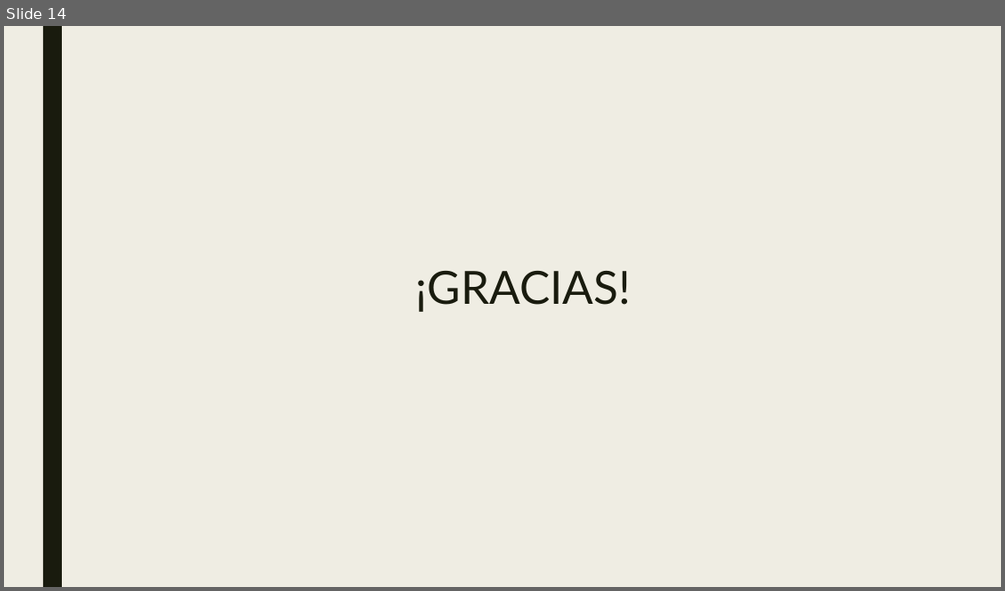
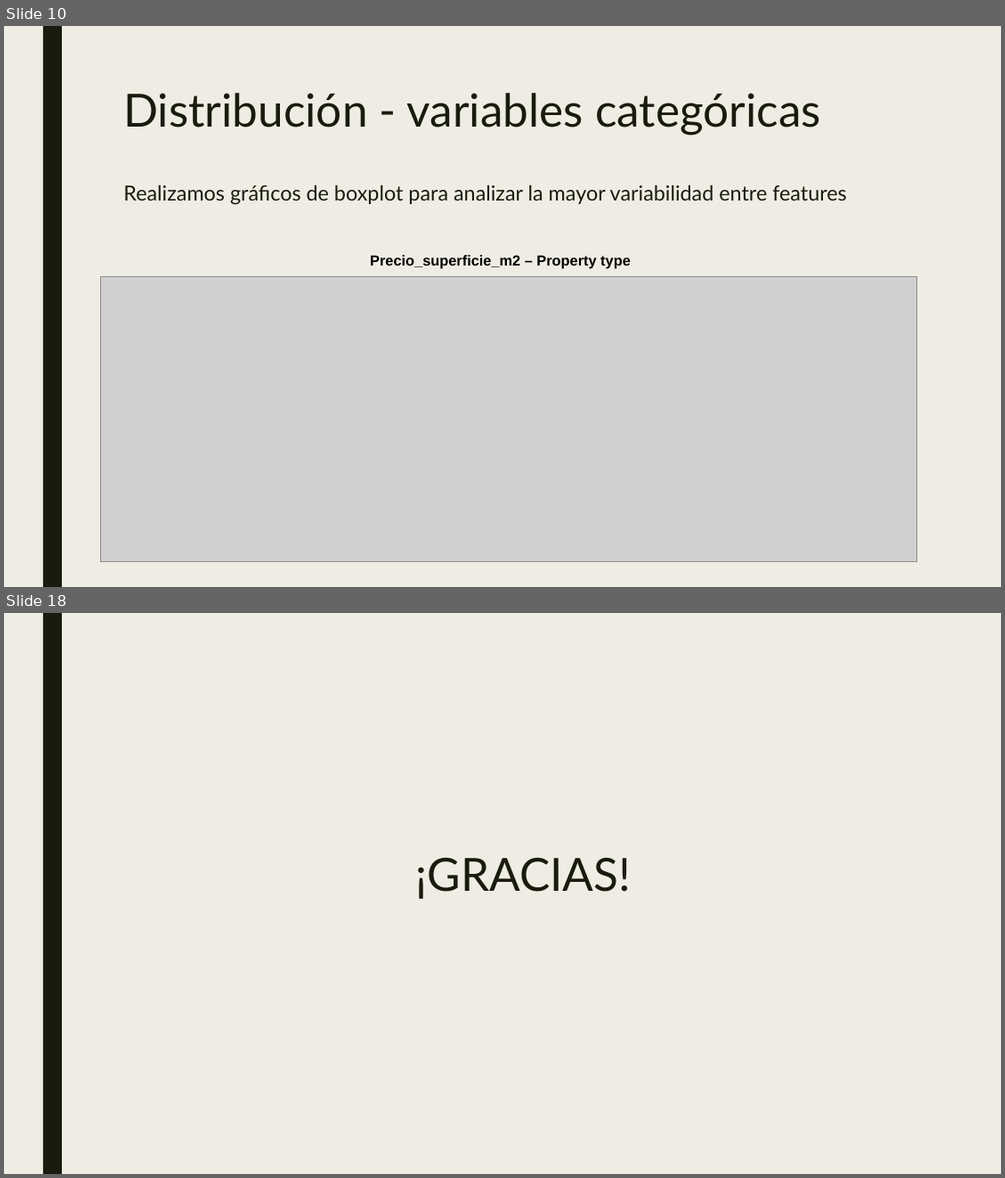
Before and after one commit to varelapablos/Desafio1-G3, a slide deck: Presentación - Desafio 2 - Regresión Lineal Properati.pptx. Shown one above the other, each under a label of ours: slide 14 before the commit, slides 10 and 18 after it; the slides between them are not shown. The pictures are 1005x591 and 1005x1178 pixels, drawn with LibreOffice and Linux fonts; fonts in the diff are those of the drawing; grey boxes stand for pictures. Boxes give left, top, right and bottom in pixels: in the first picture for what was removed or moved away, otherwise in the second. Text is boxed around its words. In the diff, an @@ line names an element or a change of style, - is before the commit and + after.

```diff
--- a/Presentación - Desafio 2 - Regresión Lineal Properati.pptx
+++ b/Presentación - Desafio 2 - Regresión Lineal Properati.pptx
@@ slide 10 added at box(4, 26, 1001, 587), background #EFEDE3; not listed: 1 template element that a slide beside it also shows @@
@@ title added at box(123, 93, 821, 135), 44 pt, text #191B0E @@
+Distribución - variables categóricas
@@ text added at box(123, 184, 846, 205), 20 pt, text #191B0E @@
+Realizamos gráficos de boxplot para analizar la mayor variabilidad entre features
@@ text added at box(370, 255, 631, 269), 14 pt, text #000000, bold @@
+Precio_superficie_m2 – Property type
@@ picture added at box(101, 276, 917, 562) @@
@@ what was slide 14 is now slide 18 @@
```
Also in this commit, not shown: 2 slides changed, 14 other slides added, 11 slides removed.
